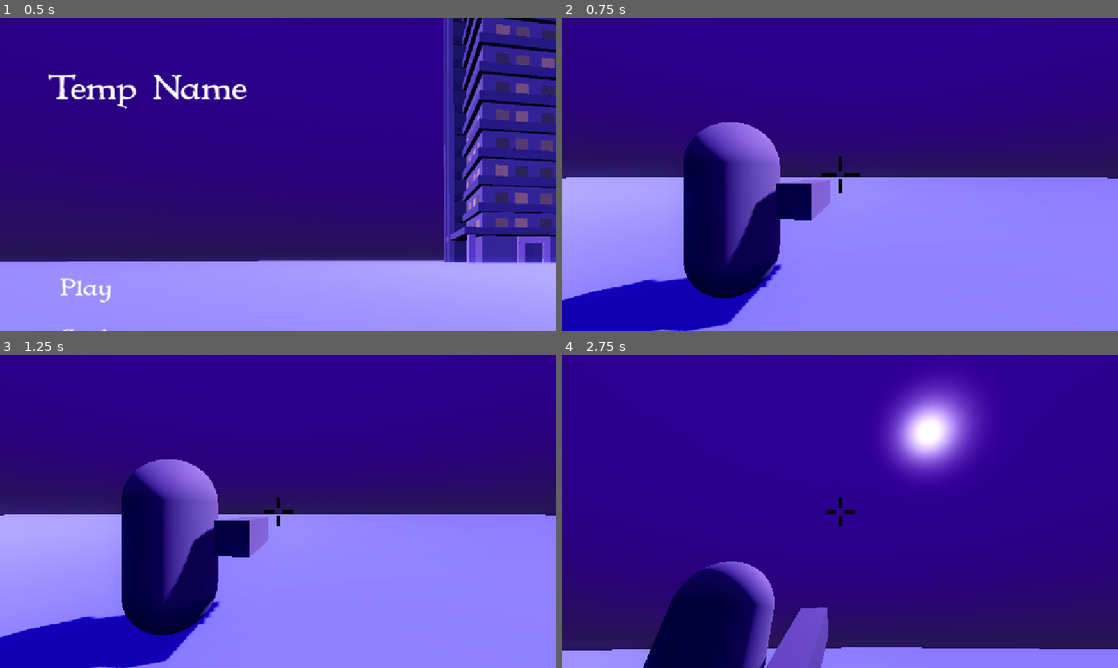
Above: before the commit, frames 1-4 (two rows, left to right).
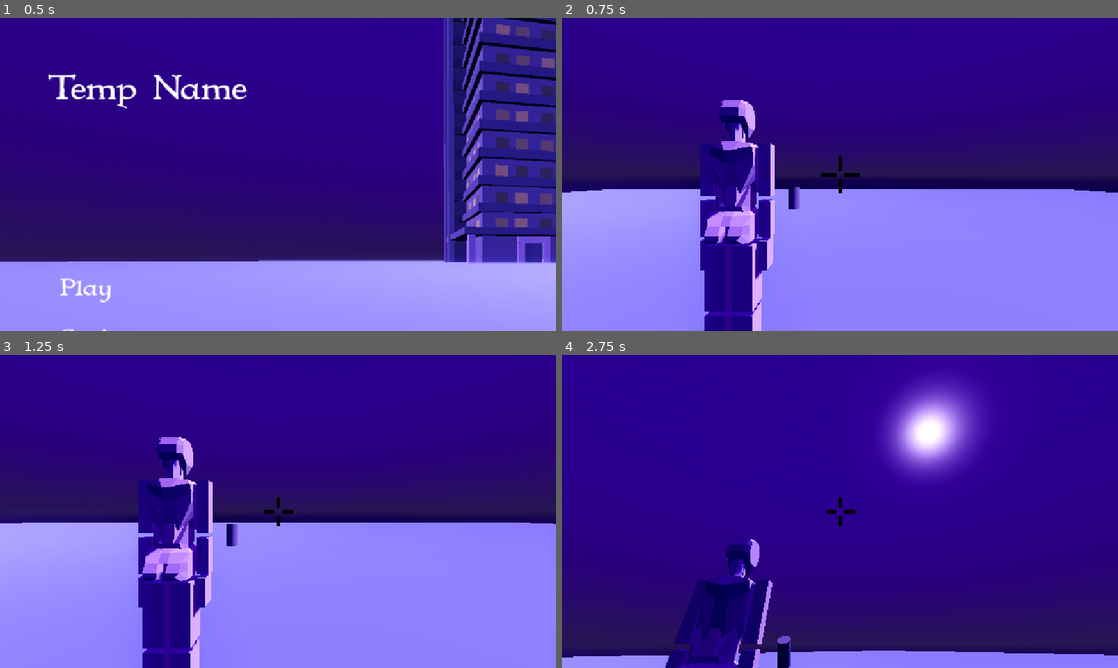
Above: after the commit, the same moments.

Repository: yelanshands/snowfallen
Game: Godot game, scene res://home.tscn
Two runs of this game, one before a commit and one after it. Both use one fixed random seed, a clock stepped at 60 frames per second and the inputs below.
Inputs (mouse positions are in pixels of both pictures, inside the frame that each line leads up to):
- Up to frame 1 (0.5 s): no input
- Up to frame 2 (0.75 s): click "Play" at 0.5 s
- Up to frame 3 (1.25 s): no input
- Up to frame 4 (2.75 s): tap Enter at 1.25 s; move the mouse to (867, 511) at 1.27 s; hold C (crouch) 1.28-2.03 s; hold W (move_forward) from 1.28 s (still down); tap Space (jump) at 1.52, 2.27 s; move the mouse to (812, 511) at 2.02 s; click (812, 511) at 2.1 s

Frame 1 is identical in both runs. In frame 2, 18% of the frame differs, in the area x 0-100%, y 26-100%; in frame 3, 17%; in frame 4, 8.0%.

Commit message:
player model

Diff:
--- a/frappecchino/game.tscn
+++ b/frappecchino/game.tscn
@@ -1128,7 +1128,7 @@
 shape = SubResource("BoxShape3D_qpefm")
 
 [node name="Player" parent="." instance=ExtResource("3_fc0e3")]
-transform = Transform3D(1, 0, 0, 0, 1, 0, 0, 0, 1, 0, 50, 150.104)
+transform = Transform3D(1, 0, 0, 0, 1, 0, 0, 0, 1, 0, 100, 150.104)
 
 [node name="AudioStreamPlayer3D" type="AudioStreamPlayer3D" parent="."]
 transform = Transform3D(1, 0, 0, 0, 1, 0, 0, 0, 1, 4.11656, 61.2377, -14.56)
--- a/frappecchino/player.tscn
+++ b/frappecchino/player.tscn
@@ -1,50 +1,53 @@
-[gd_scene load_steps=7 format=3 uid="uid://daiyf82t58v7s"]
+[gd_scene load_steps=8 format=3 uid="uid://daiyf82t58v7s"]
 
 [ext_resource type="Script" uid="uid://bwhyes7j5e77m" path="res://player.gd" id="1_onrkg"]
+[ext_resource type="PackedScene" uid="uid://dhfl87xl2laua" path="res://assets/models/player.gltf" id="2_hqtel"]
 [ext_resource type="PackedScene" uid="uid://bl4ue4lvsx2v2" path="res://pewpew.tscn" id="2_i3pqv"]
+[ext_resource type="PackedScene" uid="uid://xn3bby3fs245" path="res://assets/models/phantom.gltf" id="4_hqtel"]
 
-[sub_resource type="CapsuleMesh" id="CapsuleMesh_tb2lt"]
+[sub_resource type="BoxShape3D" id="BoxShape3D_i3pqv"]
+size = Vector3(0, 0, 0)
 
-[sub_resource type="CapsuleShape3D" id="CapsuleShape3D_cfc7e"]
+[sub_resource type="BoxShape3D" id="BoxShape3D_hqtel"]
+size = Vector3(0, 0, 0)
 
-[sub_resource type="SphereMesh" id="SphereMesh_gh0px"]
-
-[sub_resource type="BoxMesh" id="BoxMesh_7jktm"]
-size = Vector3(3, 3, 10)
+[sub_resource type="CylinderMesh" id="CylinderMesh_hqtel"]
 
 [node name="Player" type="CharacterBody3D"]
 script = ExtResource("1_onrkg")
 
-[node name="MeshInstance3D" type="MeshInstance3D" parent="."]
-transform = Transform3D(8, 0, 0, 0, 8, 0, 0, 0, 8, -4.06495, 7.77131, 3.44861)
-mesh = SubResource("CapsuleMesh_tb2lt")
+[node name="CollisionShape3D" type="CollisionShape3D" parent="."]
+shape = SubResource("BoxShape3D_i3pqv")
 
-[node name="CollisionShape3D" type="CollisionShape3D" parent="."]
-transform = Transform3D(8, 0, 0, 0, 8, 0, 0, 0, 8, -4.06495, 7.77131, 3.44861)
-shape = SubResource("CapsuleShape3D_cfc7e")
-
-[node name="MeshInstance3D2" type="MeshInstance3D" parent="."]
-transform = Transform3D(2, 0, 0, 0, 2, 0, 0, 0, 2, -5.66697, 10.08, 6.71715)
-mesh = SubResource("SphereMesh_gh0px")
-
-[node name="MeshInstance3D3" type="MeshInstance3D" parent="."]
-transform = Transform3D(2, 0, 0, 0, 2, 0, 0, 0, 2, -2.20608, 10.08, 6.71715)
-mesh = SubResource("SphereMesh_gh0px")
+[node name="player_model" parent="CollisionShape3D" instance=ExtResource("2_hqtel")]
 
 [node name="SpringArmPivot" type="Node3D" parent="."]
-transform = Transform3D(-1, 0, -8.74228e-08, 0, 1, 0, 8.74228e-08, 0, -1, -14, 14, 4)
+transform = Transform3D(-1, 0, -8.74228e-08, 0, 1, 0, 8.74228e-08, 0, -1, -7.98346, 18.2485, 4)
 
 [node name="SpringArm3D" type="SpringArm3D" parent="SpringArmPivot"]
+transform = Transform3D(1, 0, 0, 0, 1, 0, 0, 0, 1, -1.12774, 0, 2.28317)
 spring_length = 20.0
 
 [node name="SpringPosition" type="Node3D" parent="SpringArmPivot/SpringArm3D"]
 
 [node name="PlayerCamera" type="Camera3D" parent="SpringArmPivot"]
+transform = Transform3D(1, 0, 0, 0, 1, 0, 0, 0, 1, -1.12774, 0, 2.28317)
+current = true
 
 [node name="Line" type="Marker3D" parent="SpringArmPivot/PlayerCamera"]
 
 [node name="Pewpew" parent="." instance=ExtResource("2_i3pqv")]
-transform = Transform3D(0.994615, 0, -0.103643, 0, 1, 0, 0.103643, 0, 0.994615, -10.6928, 8.65258, 5.77713)
+transform = Transform3D(1, 0, 0, 0, 1, 0, 0, 0, 1, -3.54852, 12.901, 3.49396)
+gravity_scale = 0.0
+
+[node name="phantom" parent="Pewpew" instance=ExtResource("4_hqtel")]
+transform = Transform3D(-1, 0, -8.74227e-08, 0, 1, 0, 8.74227e-08, 0, -1, 0, 0, 0)
+visible = false
+skeleton = NodePath("../..")
+
+[node name="CollisionShape3D" type="CollisionShape3D" parent="Pewpew"]
+visible = false
+shape = SubResource("BoxShape3D_hqtel")
 
 [node name="MeshInstance3D" type="MeshInstance3D" parent="Pewpew"]
-mesh = SubResource("BoxMesh_7jktm")
+mesh = SubResource("CylinderMesh_hqtel")
--- /dev/null
+++ b/frappecchino/player_model.tscn
@@ -0,0 +1,5 @@
+[gd_scene load_steps=2 format=3 uid="uid://bxmg1tm0uevgv"]
+
+[ext_resource type="PackedScene" uid="uid://dhfl87xl2laua" path="res://assets/models/player.gltf" id="1_qge56"]
+
+[node name="player_model" instance=ExtResource("1_qge56")]
Not shown, added: frappecchino/assets/models/player.gltf
Not shown, added: frappecchino/assets/models/player.gltf.import
Binary file added: frappecchino/assets/models/player_0.png
Not shown, added: frappecchino/assets/models/player_0.png.import
Binary file added: frappecchino/assets/models/texture.png
Not shown, added: frappecchino/assets/models/texture.png.import
Not shown, added: frappecchino/ouch-x86_64-apple-darwin
